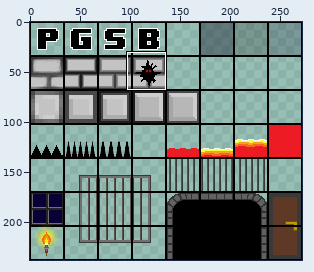
Two states of a sprite sheet, assets/art/tiles/tileset/tileset1.png. The first picture is a wide view before the edit; the outline marks the close-up.
Close-up. The starting point:
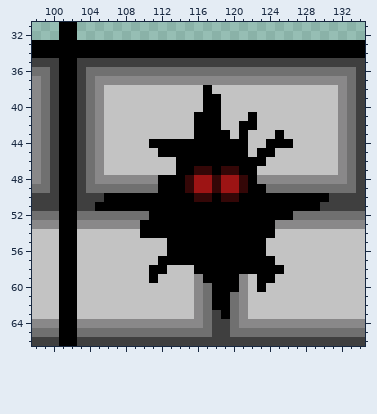
The file is 272x238 pixels. Pixels under 10% opacity are left out. Colours within 5 levels of each other are drawn and written as one. Shown: x 98..134, y 31..66.
The same view after the edit:
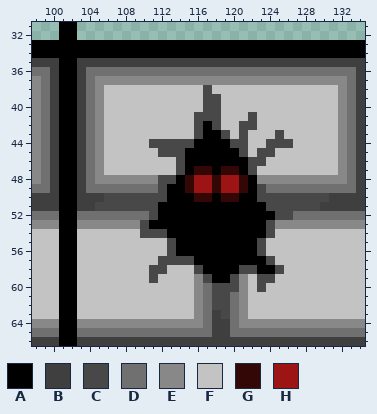
Palette (. is transparent): A #000000  B #3f3f3f  C #484848  D #707070  E #898889  F #c3c3c3  G #340707  H #9d1414
Commit message: Bat Spawn-Point
The exact change:
The author changed colour A to colour C in row 38 at x 117; in rows 39 to 40 at x 117 to 118; in row 41 at x 116 to 118 and 122; in row 42 at x 116, 118 and 121 to 122; in row 43 at x 116, 119, 121 and 125; in row 44 at x 111 to 115, 120 to 121 and 124 to 126.
The author changed colour A to colour C in row 45 at x 112 to 114, 121 and 123 to 124; in row 46 at x 114 and 122 to 123; in row 47 at x 114 and 122; in row 48 at x 112 to 113; in row 49 at x 112 and 123; in row 50 at x 106 to 112 and 123 to 130.
The author changed colour A to colour C in row 51 at x 105 to 111 and 124 to 129; in row 52 at x 111 and 125 to 126; in row 53 at x 110 and 124; in row 54 at x 110 to 112 and 124; in rows 55 to 56 at x 113 and 123; in row 57 at x 112 to 115 and 124.
The author changed colour A to colour C in row 58 at x 111 to 112, 116, 121 to 122 and 125; in row 59 at x 111, 117, 120 and 123 to 124; in row 60 at x 118 to 120 and 123; in rows 61 to 62 at x 118 to 119; in row 63 at x 119.
Pixel boxes of the changes (left, top, right, bottom) in both close-ups:
changed: (95, 85, 329, 319)
